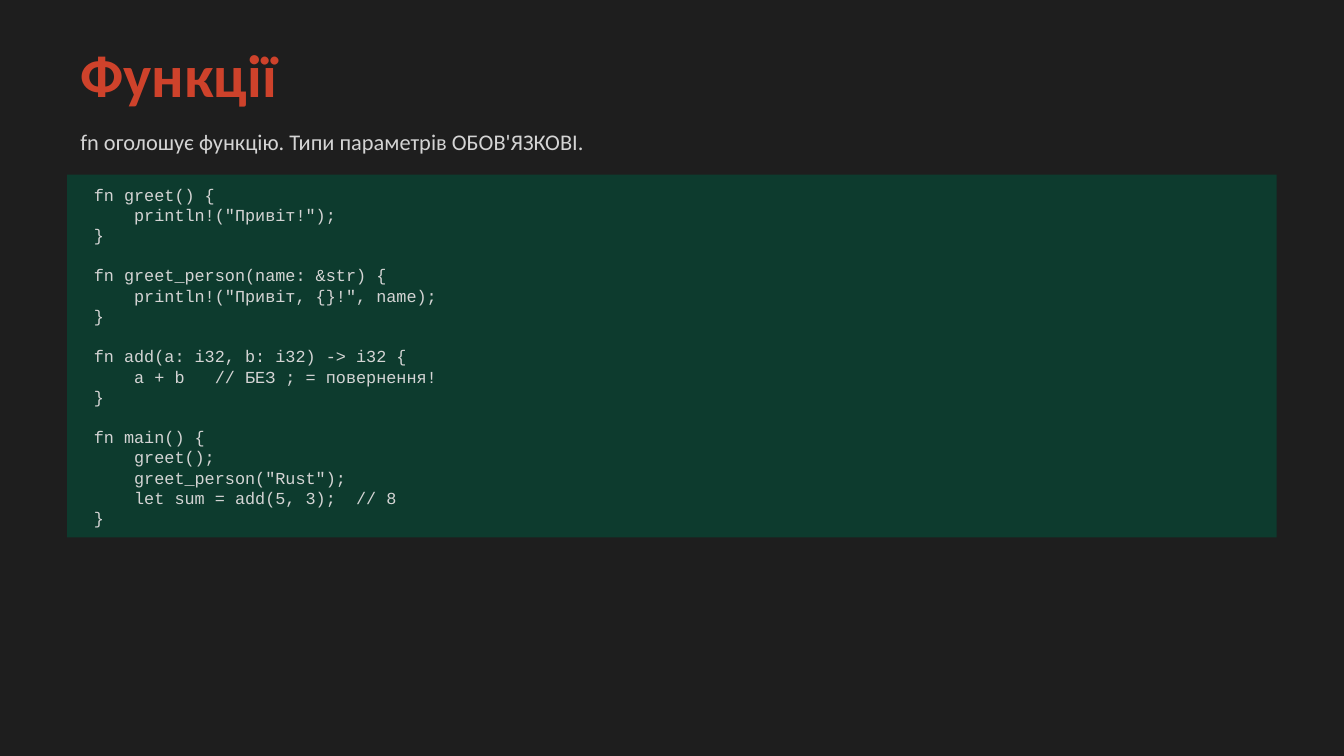
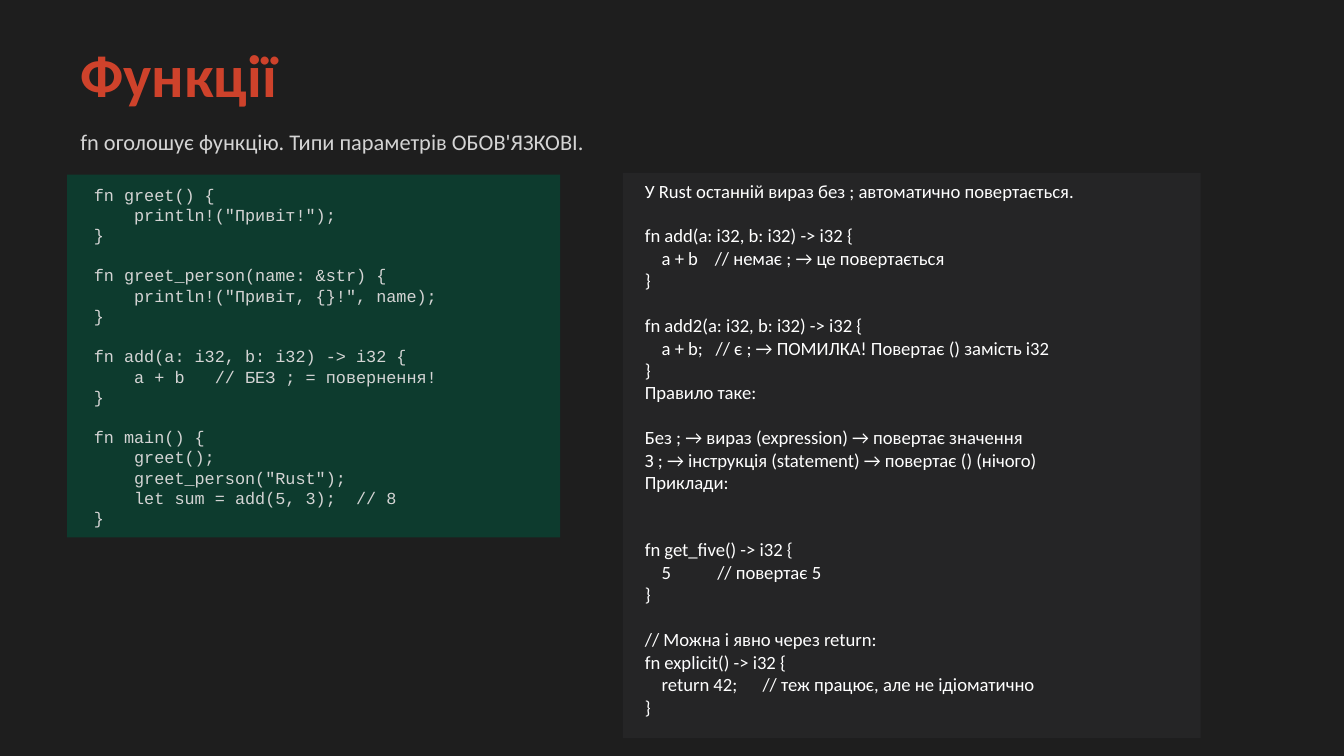
Before and after one commit to oleksiibychkov/rust-mas-textbook, a slide deck: slide 38 of src/lectures/ppt/Лекція_1_Rust.pptx (slide 37 before the commit). Drawn at 1344x756 pixels with LibreOffice and Linux fonts; fonts in the diff are those of the drawing. Boxes give left, top, right and bottom in pixels: in the first picture for what was removed or moved away, otherwise in the second. Text is boxed around its words. In the diff, an @@ line names an element or a change of style, - is before the commit and + after.

```diff
--- a/src/lectures/ppt/Лекція_1_Rust.pptx
+++ b/src/lectures/ppt/Лекція_1_Rust.pptx
@@ rectangle: place and size @@
-rectangle at (67, 175, 1277, 538)
+rectangle at (67, 175, 560, 538)
@@ rectangle added at (622, 173, 1200, 738), fill #252526 @@
@@ text added at (645, 185, 1074, 694), 10 pt, text #FFFFFF @@
+У Rust останній вираз без ; автоматично повертається.
+fn add(a: i32, b: i32) -> i32 {
+a + b // немає ; → це повертається
+}
+fn add2(a: i32, b: i32) -> i32 {
+a + b; // є ; → ПОМИЛКА! Повертає () замість i32
+}
+Правило таке:
+Без ; → вираз (expression) → повертає значення
+З ; → інструкція (statement) → повертає () (нічого)
+Приклади:
+fn get_five() -> i32 {
+5 // повертає 5
+}
+// Можна і явно через return:
+fn explicit() -> i32 {
+return 42; // теж працює, але не ідіоматично
+}
```
Also in this commit, not shown: 5 other slides changed, 2 slides added, 1 other file.
